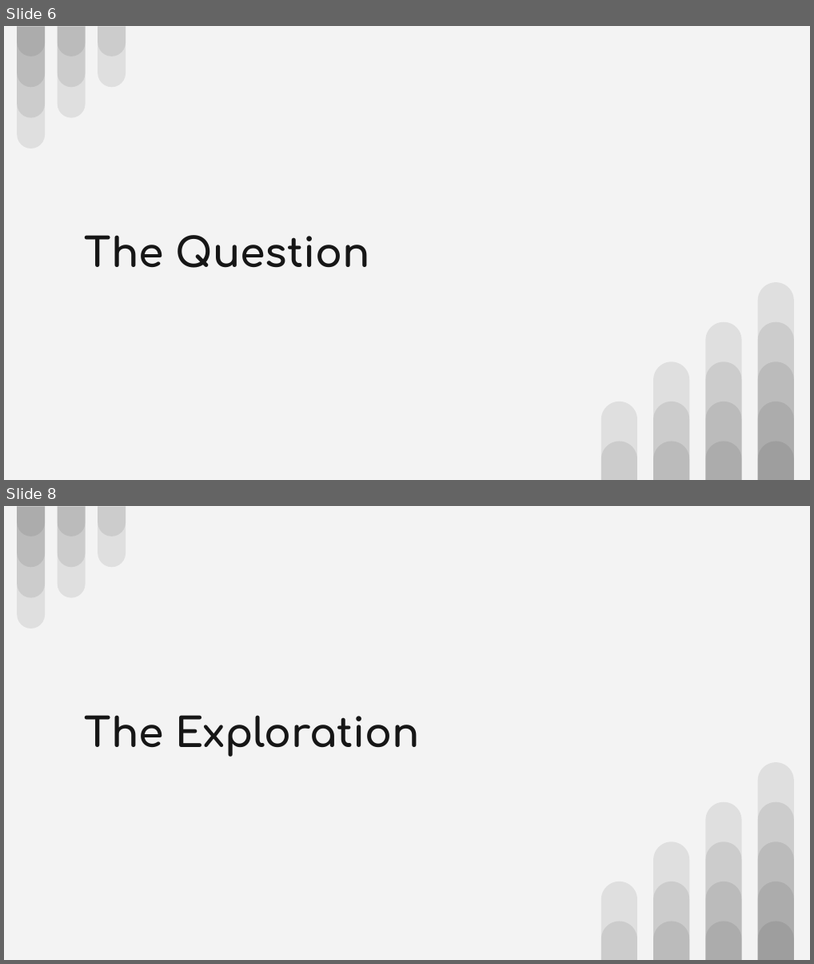
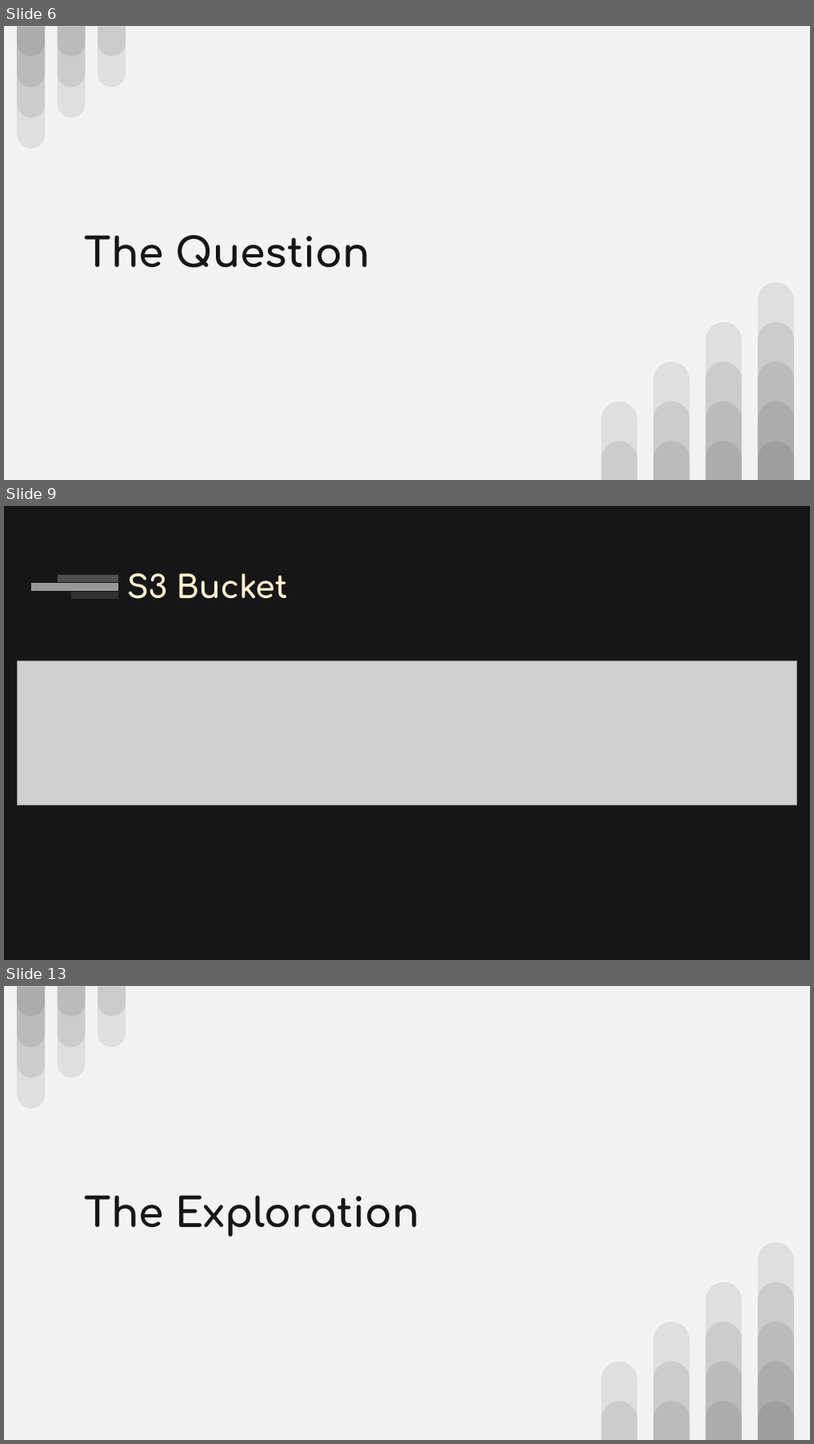
Before and after one commit to adinfinitum225/final_project, a slide deck: media/Final Project - Employment Prosepects.pptx. Shown one above the other, each under a label of ours: slides 6 and 8 before the commit, slides 6, 9 and 13 after it; the slides between them are not shown. The pictures are 814x964 and 814x1444 pixels, drawn with LibreOffice and Linux fonts; fonts in the diff are those of the drawing; grey boxes stand for pictures. Boxes give left, top, right and bottom in pixels: in the first picture for what was removed or moved away, otherwise in the second. Text is boxed around its words. In the diff, an @@ line names an element or a change of style, - is before the commit and + after.

```diff
--- a/media/Final Project - Employment Prosepects.pptx
+++ b/media/Final Project - Employment Prosepects.pptx
@@ slide 9 added at box(4, 506, 810, 960), background #161616 @@
@@ rectangle added at box(58, 575, 118, 583), fill #F3F3F3 at 26% opacity, outline #161616 0.75 pt @@
@@ title added at box(127, 573, 288, 599), 28 pt, text #FFF2CC, bold @@
+S3 Bucket
@@ rectangle added at box(30, 583, 118, 591), fill #F3F3F3 at 59% opacity, outline #161616 0.75 pt @@
@@ rectangle added at box(71, 591, 119, 599), fill #F3F3F3 at 12% opacity, outline #161616 0.75 pt @@
@@ picture added at box(18, 661, 798, 804) @@
@@ what was slide 8 is now slide 13 @@
```
Also in this commit, not shown: 2 slides changed, 10 other slides added, 2 slides removed.
